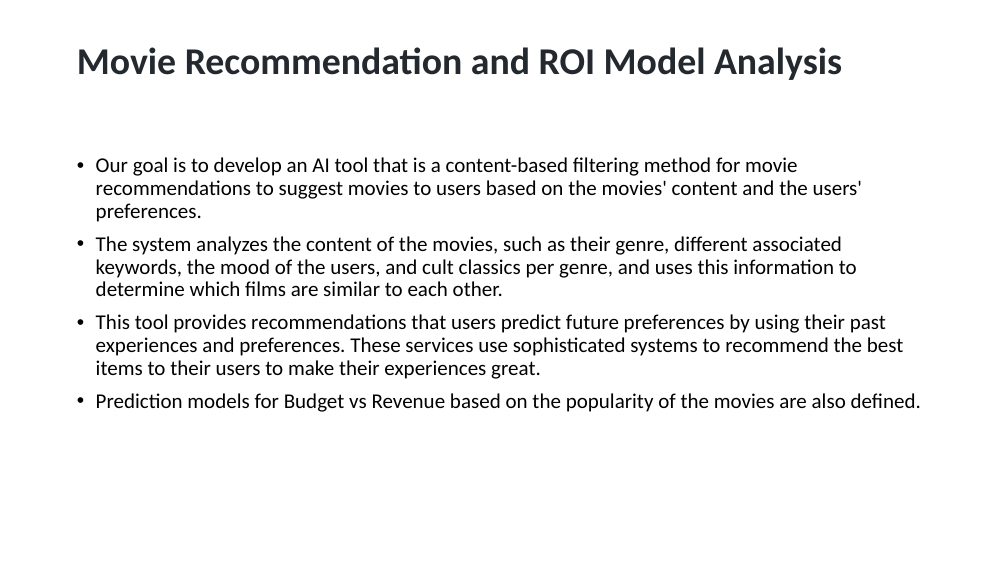
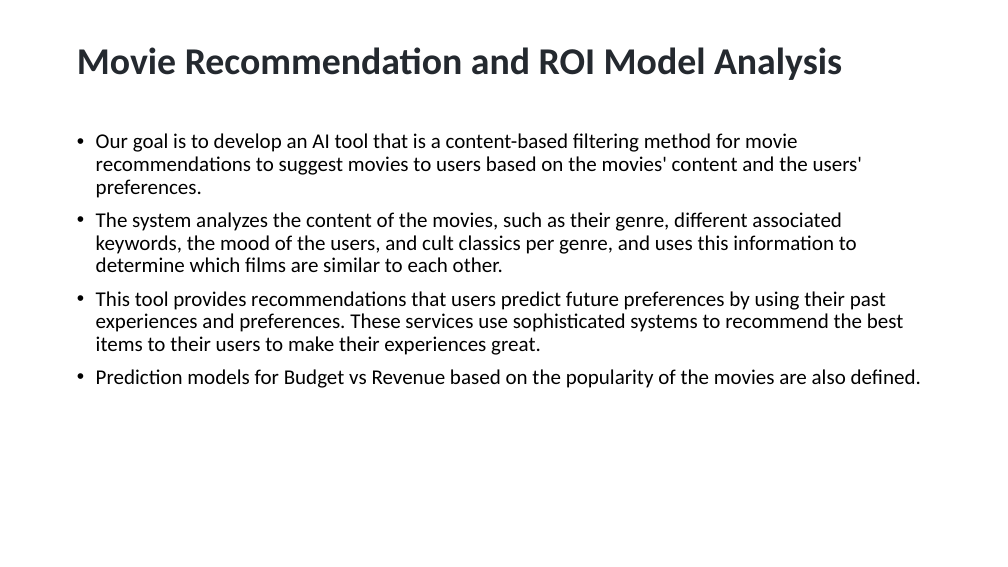
Before and after one commit to benisde/customer_shopping_habits, a slide deck: slide 2 of MOVIE_BUDDY_PRESY.pptx. Drawn at 1008x567 pixels with LibreOffice and Linux fonts; fonts in the diff are those of the drawing. Boxes give left, top, right and bottom in pixels: in the first picture for what was removed or moved away, otherwise in the second. Text is boxed around its words. In the diff, an @@ line names an element or a change of style, - is before the commit and + after.

```diff
--- a/MOVIE_BUDDY_PRESY.pptx
+++ b/MOVIE_BUDDY_PRESY.pptx
@@ text "Our goal is to develop ...": place and size @@
-text "Our goal is to develop ..." at [96,157,921,412]
+text "Our goal is to develop ..." at [96,133,921,388]
```
Also in this commit, not shown: 6 other slides changed, 11 other files.
